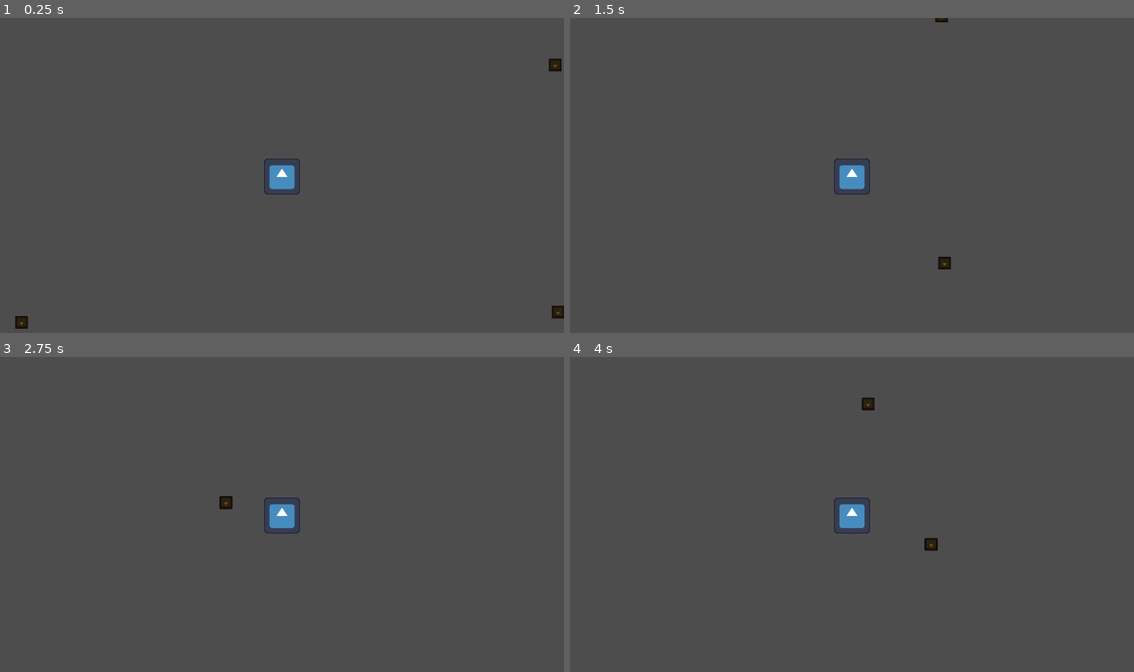
Above: before the commit, frames 1-4 (two rows, left to right).
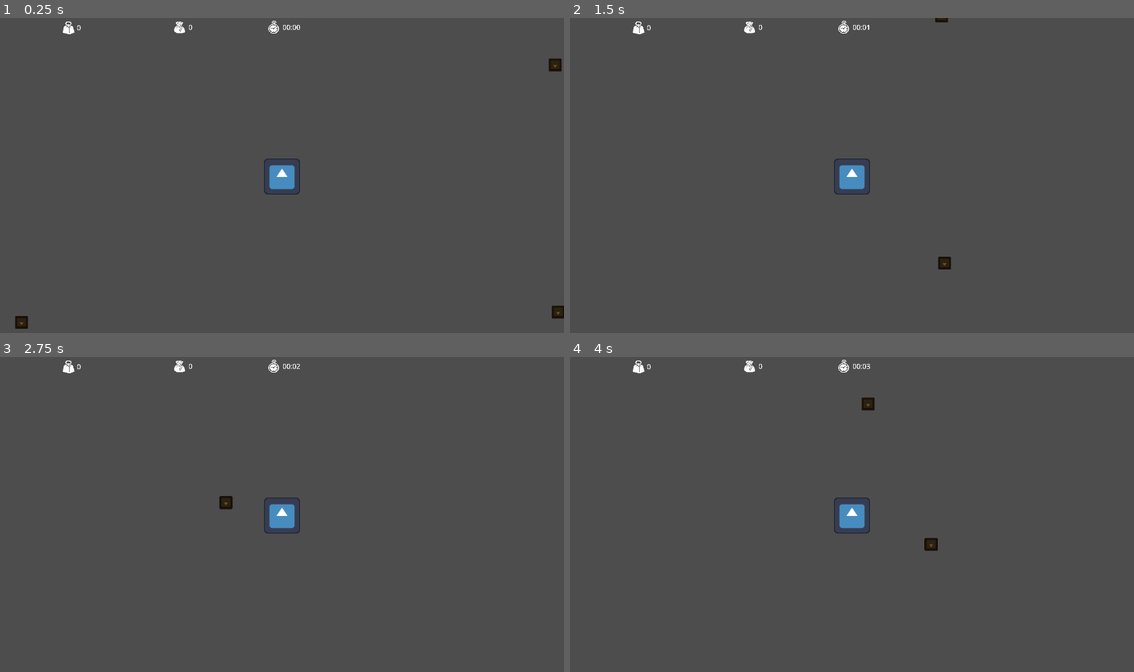
Above: after the commit, the same moments.

Repository: Lu-ni/upsi-jam-6
Game: Godot game, scene res://scenes/MainScene.tscn
The game is run twice, just before and just after one commit, with the same random seed, the same clock (stepped at 60 frames per second) and the same inputs. The engine's default icon, where the game draws it, is replaced by a stand-in: a white triangle on a blue panel in a dark square.
Inputs:
- Up to frame 1 (0.25 s): no input
- Up to frame 2 (1.5 s): tap Enter at 0.5 s; hold Right (ui_right) 0.53-1.28 s; hold Down (ui_down) from 1.28 s (still down)
- Up to frame 3 (2.75 s): release Down (ui_down) at 2.03 s; hold Right (ui_right) from 2.03 s (still down)
- Up to frame 4 (4 s): release Right (ui_right) at 2.78 s; hold W (ui_up) 2.78-3.53 s; hold Left (ui_left) from 3.53 s (still down)

The runs differ from the first frame. In frame 1, 0.2% of the frame differs, in the area x 11-54%, y 0-6%; in frame 2, 0.2%; in frame 3, 0.2%; in frame 4, 0.2%.

Commit message:
Example ud

Diff:
--- /dev/null
+++ b/globals/GameInfo.gd
@@ -0,0 +1,7 @@
+extends Node
+
+var max_time: float = 3 * 60 * 1000 #ms
+var max_inventory: float = 50 # random idea
+#var thing_idk
+
+var time_used: float = 0
--- a/globals/GlobalItemList.gd
+++ b/globals/GlobalItemList.gd
@@ -5,6 +5,6 @@
 func _enter_tree() -> void:
 	example_item = Item.new()
 	example_item.item_type = Item.ITEM_TYPE.thingy
-	example_item.valeur_en_kamas = 500
-	example_item.pods = 2
+	example_item.value = 500
+	example_item.weight = 2
 	example_item.texture = load("res://icon.svg")
--- a/project.godot
+++ b/project.godot
@@ -27,6 +27,7 @@
 GlobalItemList="*uid://brp35qkkiiwt7"
 SceneList="*uid://c5ra7fd6ewiio"
 PlayerInfo="*uid://bae4ppspx5ngb"
+GameInfo="*uid://d38veo5scdgsj"
 
 [global_group]
 
--- a/scenes/HUD.tscn
+++ b/scenes/HUD.tscn
@@ -2,6 +2,9 @@
 
 [ext_resource type="Script" uid="uid://7egxrwvyqgyn" path="res://scripts/hud.gd" id="1_fls4u"]
 [ext_resource type="Texture2D" uid="uid://t17t3iqkesbp" path="res://icon.svg" id="1_qpvh6"]
+[ext_resource type="Texture2D" uid="uid://c3xvahy864geu" path="res://assets/icons/pods.png" id="3_1etfg"]
+[ext_resource type="Texture2D" uid="uid://cw5hxm7w3tg1u" path="res://assets/icons/value.png" id="4_nysna"]
+[ext_resource type="Texture2D" uid="uid://dvcvkmdpnf7gc" path="res://assets/icons/time.png" id="5_f6qnu"]
 
 [node name="Hud" type="CanvasLayer" unique_id=1218645215]
 script = ExtResource("1_fls4u")
@@ -23,3 +26,42 @@
 [node name="TextureRect" type="TextureRect" parent="ItemList" unique_id=1478821820]
 layout_mode = 2
 texture = ExtResource("1_qpvh6")
+
+[node name="Weight" type="Sprite2D" parent="." unique_id=880909006]
+position = Vector2(140, 20.000004)
+scale = Vector2(0.155, 0.155)
+texture = ExtResource("3_1etfg")
+
+[node name="Label" type="Label" parent="Weight" unique_id=497785977]
+offset_left = 109.67743
+offset_top = -64.51614
+offset_right = 1159.6775
+offset_bottom = 61.483856
+theme_override_font_sizes/font_size = 92
+text = "0"
+
+[node name="Value" type="Sprite2D" parent="." unique_id=1959881150]
+position = Vector2(367, 19.000002)
+scale = Vector2(0.155, 0.155)
+texture = ExtResource("4_nysna")
+
+[node name="Label" type="Label" parent="Value" unique_id=205730385]
+offset_left = 116.12904
+offset_top = -64.51614
+offset_right = 1166.129
+offset_bottom = 61.483856
+theme_override_font_sizes/font_size = 92
+text = "0"
+
+[node name="Time" type="Sprite2D" parent="." unique_id=1727786038]
+position = Vector2(559, 19.000002)
+scale = Vector2(0.155, 0.155)
+texture = ExtResource("5_f6qnu")
+
+[node name="Label" type="Label" parent="Time" unique_id=687337136]
+offset_left = 116.12904
+offset_top = -64.51614
+offset_right = 1166.129
+offset_bottom = 61.483856
+theme_override_font_sizes/font_size = 92
+text = "0"
--- a/scripts/hud.gd
+++ b/scripts/hud.gd
@@ -1,5 +1,4 @@
 extends CanvasLayer
-
 
 func _ready() -> void:
 	var items = $ItemList.find_children("*", "Node")
@@ -7,7 +6,35 @@
 		item.queue_free()
 	Signals.pick_up.connect(add_item)
 
+func _process(delta: float) -> void:
+	GameInfo.time_used += delta
+	$Time/Label.text = format_time(GameInfo.time_used)
+
 func add_item(item: Item):
 	var texture_rect: TextureRect = TextureRect.new()
 	texture_rect.texture = item.texture
 	$ItemList.add_child(texture_rect)
+	display_item_info()
+
+func remove_item(item: Item):
+	for i in $items.find_children("*", "Node"):
+		if i == item:
+			item.queue_free()
+			break
+	display_item_info()
+
+func display_item_info():
+	var total_weight = 0
+	var total_value = 0
+	for i: Item in PlayerInfo.inventory:
+		total_weight += i.weight
+		total_value += i.value
+	$Weight/Label.text = str(total_weight)
+	$Value/Label.text = str(total_value)
+
+func format_time(time_seconds: float) -> String:
+	var minutes = int(time_seconds / 60)
+	var seconds = int(time_seconds) % 60
+	#var milliseconds = int((time_seconds - int(time_seconds)) * 1000)
+
+	return "%02d:%02d" % [minutes, seconds]# milliseconds]
--- a/scripts/item_class.gd
+++ b/scripts/item_class.gd
@@ -8,7 +8,7 @@
 
 var item_name: String
 var item_type: ITEM_TYPE
-var valeur_en_kamas: int
-var pods: int
+var value: int
+var weight: int
 var texture: Texture2D
 #var description: String
Binary file added: assets/icons/pods.png
Not shown, added: assets/icons/pods.png.import
Binary file added: assets/icons/time.png
Not shown, added: assets/icons/time.png.import
Binary file added: assets/icons/value.png
Not shown, added: assets/icons/value.png.import
Not shown, added: globals/GameInfo.gd.uid
